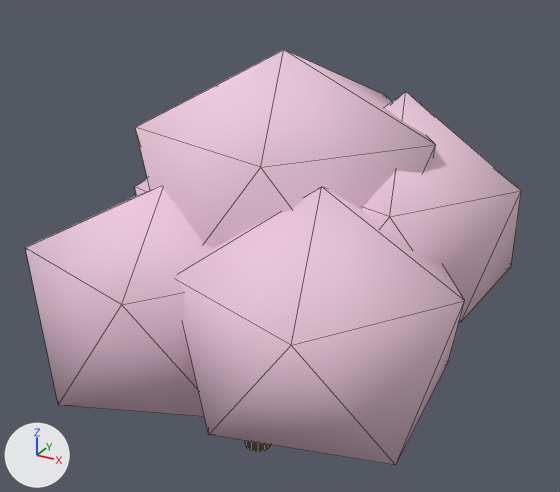
Two versions of the Blender file asset_sources/blender/flora/flower_a.blend, one commit apart.
One viewpoint serves both versions: a camera (50 mm lens) standing at (2.01, -3.38, 3.91) and looking at (0.17, -0.03, 2.24). The axes (+X, +Y, +Z) are drawn at lower left. The lights are the same throughout. The picture after the commit comes second. Mesh edges are drawn as thin lines.

Objects in the first picture: 'flower_a'.
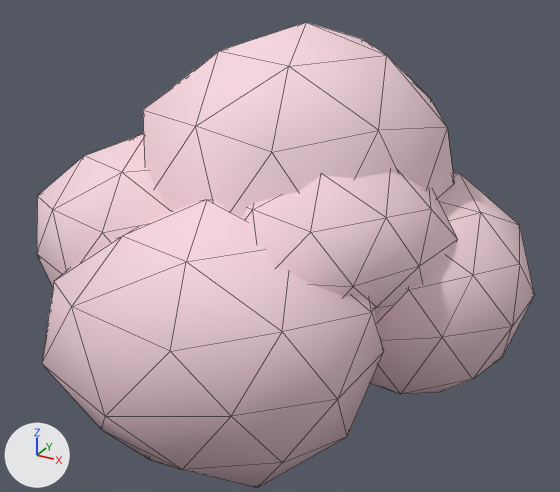
Boxes [x1, y1, x2, y2] around the edits, measured in the pictures (560 x 492 px; the box of a moved part takes in the faces that stretch with it):
'flower_a', reshaped, moved (12% taller)
    before: [26, 50, 521, 466]
    after: [37, 22, 534, 488]
part 1 of me_cone, rebuilt
    before: [178, 187, 464, 466]
    after: [243, 171, 457, 313]
part 2 of me_cone, rebuilt
    before: [26, 187, 215, 417]
    after: [42, 200, 384, 488]
part 3 of me_cone, rebuilt
    before: [362, 92, 521, 322]
    after: [371, 173, 534, 394]
part 4 of me_cone, rebuilt
    before: [135, 50, 436, 247]
    after: [143, 22, 454, 217]
part 5 of me_cone, rebuilt (not visible afterwards)
    before: [135, 178, 150, 196]
part 6 of me_cone, added
    after: [37, 134, 172, 286]
part 7 of me_cone, moved or reshaped (not visible afterwards)
    before: [245, 441, 270, 452]

Patch to the scene script:
```diff
--- a/asset_sources/blender/flora/flower_a.blend.py
+++ b/asset_sources/blender/flora/flower_a.blend.py
@@ me_cone @@
 # used by ob_flower_a; location = (0.0, 0.0, 0.847)
-me_cone.from_pydata(...)  # 116 vertices, 134 faces; spans x -1.07..1.32, y -1.13..0.96, z 0.0..2.41
+me_cone.from_pydata(...)  # 308 vertices, 514 faces; spans x -1.22..1.43, y -1.42..1.15, z 0.0..2.52
+# me_cone part 1: the loose piece of 12 vertices spanning x -0.03..1.28, y -1.13..0.28, z 0.6..1.92 is rebuilt with 42 vertices and now spans x -0.09..1.1, y -0.8..0.49, z 1.08..2.07
+# me_cone part 2: the loose piece of 12 vertices spanning x -0.93..0.49, y -1.12..0.17, z 0.47..1.8 is rebuilt with 42 vertices and now spans x -0.71..0.94, y -1.42..0.15, z 0.4..1.83
+# me_cone part 3: the loose piece of 12 vertices spanning x 0.08..1.32, y -0.41..0.91, z 0.86..2.21 is rebuilt with 42 vertices and now spans x 0.16..1.43, y -0.44..0.85, z 0.62..1.73
+# me_cone part 4: the loose piece of 12 vertices spanning x -0.66..0.96, y -0.63..0.79, z 0.91..2.41 is rebuilt with 42 vertices and now spans x -0.67..0.96, y -0.64..1.06, z 0.86..2.52
+# me_cone part 5: the loose piece of 12 vertices spanning x -1.07..0.27, y -0.19..0.96, z 0.68..1.9 is rebuilt with 42 vertices and now spans x -1.22..0.32, y -0.31..1.15, z 0.67..1.9
+# me_cone part 6: a new loose piece of 42 vertices spanning x -1.09..0.07, y -0.91..0.44, z 0.88..1.96, in mat_m_flower_a
+# me_cone part 7
+# 12 vertices are removed from x -0.04..0.04, y -0.04..0.04, z 1.69
+# 13 faces are deleted
+# 12 vertices are added at x -0.04..0.04, y -0.04..0.04, z 1.71
+# 13 new faces join them
+# other edits to the shape of me_cone do not show in these pictures
 me_cone.materials.append(mat_m_flower_a)
@@ ob_flower_a @@
 ob_flower_a = bpy.data.objects.new('flower_a', me_cone)
-ob_flower_a.location = (0.0, 0.0, 0.847)
+ob_flower_a.location = (0.0, 0.0, 0.855)
```
